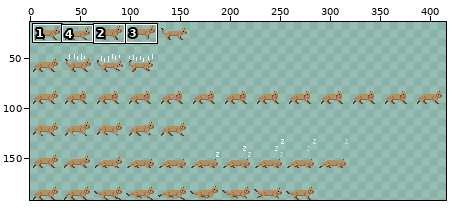
One commit to this sprite sheet: PhotographersHike/Assets/Art/Minigames/CougarSpriteSheet.png. The picture above shows the old version from afar; the outline marks the close-up.
Close-up. First the earlier version:
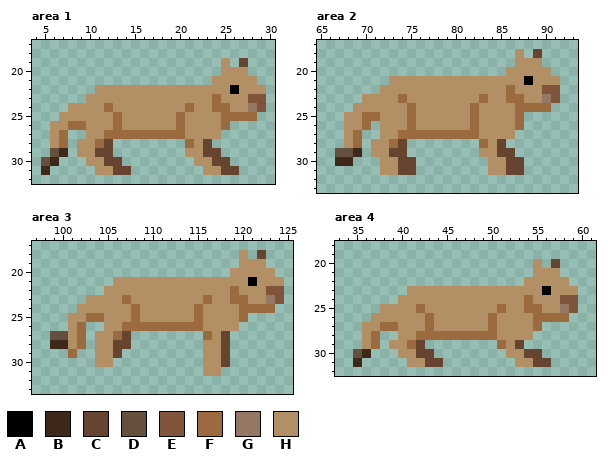
The file is 416x192 pixels. Shown: area 1: x 4..30, y 17..32; area 2: x 65..93, y 17..33; area 3: x 97..125, y 17..33; area 4: x 33..61, y 18..32. The wide view leaves out empty margins. The commit also changed other parts of the picture, which this record leaves out.
Palette (. is transparent): A #000000  B #3d281a  C #674430  D #64503d  E #80543b  F #9b6a3f  G #947765  H #b28f65
New version:
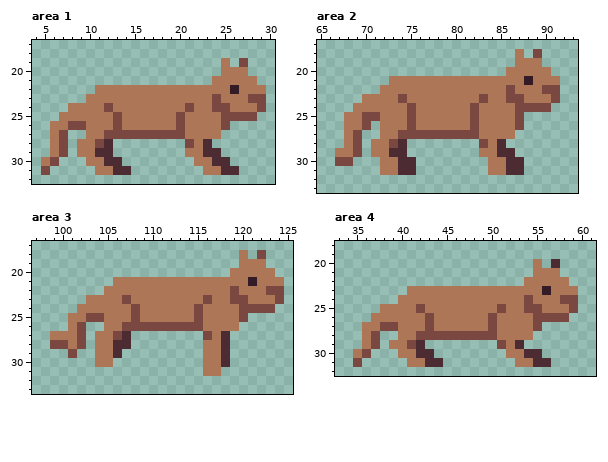
From old to new:
colour A: #000000 -> #341c27
colour C: #674430 -> #4d2b32
colour F: #9b6a3f -> #7a4841
colour H: #b28f65 -> #ad7757
Area 1:
y 19: x 27 C -> F
y 23: x 28..29 EE -> FF
y 24: x 28..29 GE -> HF
y 29: x 6..7 DB -> HF
y 30: x 5..6 DB -> HF
y 31: x 5 B -> F
Area 2:
y 18: x 89 C -> F
y 22: x 90..91 EE -> FF
y 23: x 90..91 GE -> HF
y 29: x 67..69 DDB -> HHF
y 30: x 67..68 BB -> FF
Area 3:
y 18: x 122 C -> F
y 22: x 123..124 EE -> FF
y 23: x 123..124 GE -> HF
y 27: x 99..100 DD -> HH
y 28: x 99..100 BB -> FF
Area 4:
y 24: x 58..59 EE -> FF
y 25: x 58..59 GE -> HF
y 30: x 35..36 DB -> HF
y 31: x 35 B -> F
